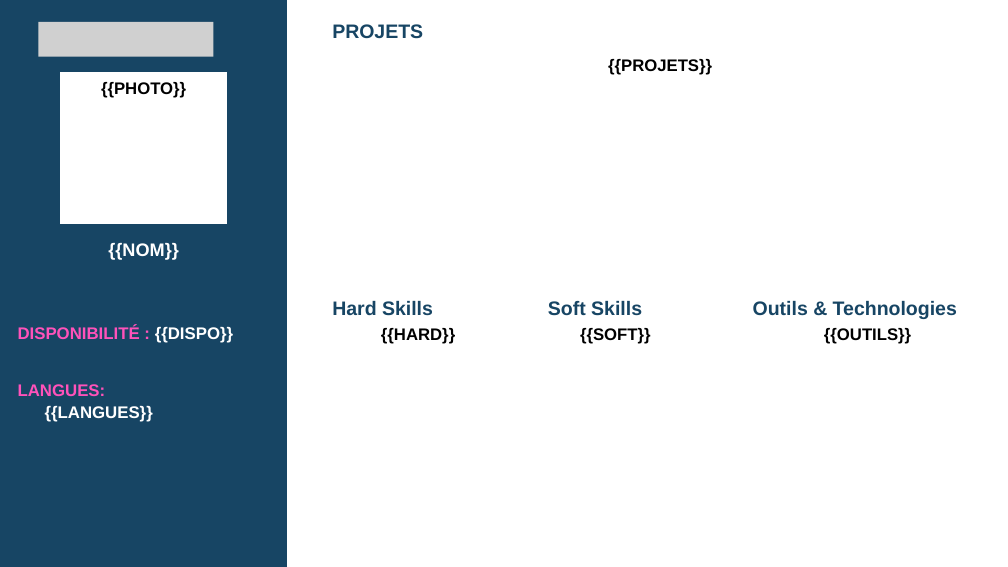
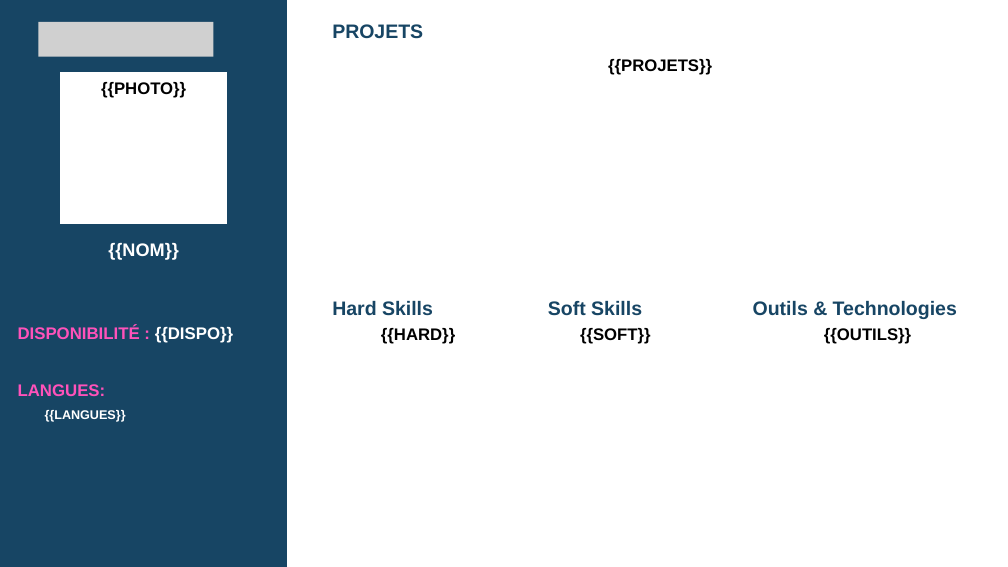
Before and after one commit to ayafarmati/AI-BioProfile, a slide deck: slide 1 of BioPofile_Template.pptx. Drawn at 1008x567 pixels with LibreOffice and Linux fonts; fonts in the diff are those of the drawing; grey boxes stand for pictures. Boxes give left, top, right and bottom in pixels: in the first picture for what was removed or moved away, otherwise in the second. Text is boxed around its words. In the diff, an @@ line names an element or a change of style, - is before the commit and + after.

```diff
--- a/BioPofile_Template.pptx
+++ b/BioPofile_Template.pptx
@@ text "{{LANGUES}}" at bbox=[45, 410, 126, 422]: size 24 to 18 pt @@
```
Also in this commit, not shown: 3 other files.
